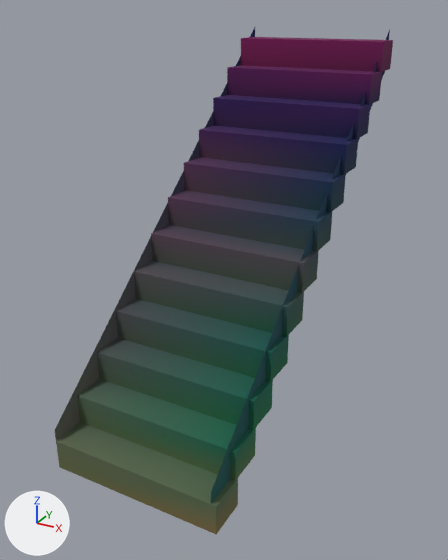
Two versions of the glTF model assets/kit/stair_wood_3m.glb, one commit apart.
Before and after are seen from a 50 mm lens placed at (2.27, -2.75, 3.27), pointed at (-0.04, 1.44, 1.17). Lighting does not change. The marker at lower left points along +X, +Y and +Z. The older version comes first. Vertices at exactly the same position are counted once.

In view in the first picture: 'stringers', 'treads'.
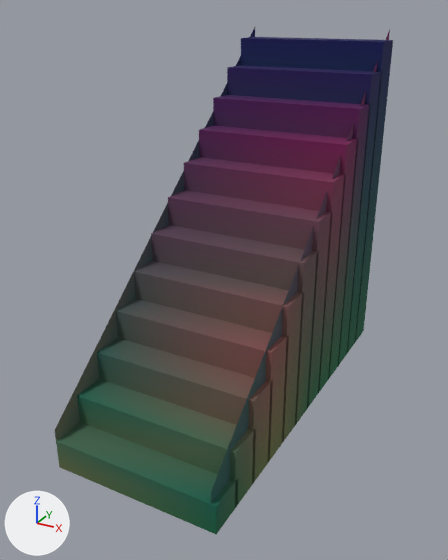
Where the change shows, as pixel boxes [x1, y1, x2, y2] in the pictures (448 x 560 px; the box of a moved part takes in the faces that stretch with it):
'treads', reshaped, recoloured: [56, 37, 393, 534] in both
part 1 of me_treads, moved or reshaped: before [77, 38, 393, 481]; after [77, 38, 393, 507]
part 2 of me_treads, recoloured: [56, 37, 393, 534] in both

The edits, one by one:
me_treads has 96 vertices, 144 faces and spans x -0.7..0.7, y 0.0..3.3, z 0.0..3.0.
me_treads is used by ob_treads; location (0.0, 0.0, 0.0).
me_treads part 1: 44 of the vertices in x -0.7..0.7, y 0.27..3.3, z 0.25..2.75 are scaled about the mesh origin by (1, 1, 0).
me_treads part 2: 144 faces centred in x -0.7..0.7, y 0.0..3.3, z 0.0..3.0 are repainted in the vertex colours, in many colours.
